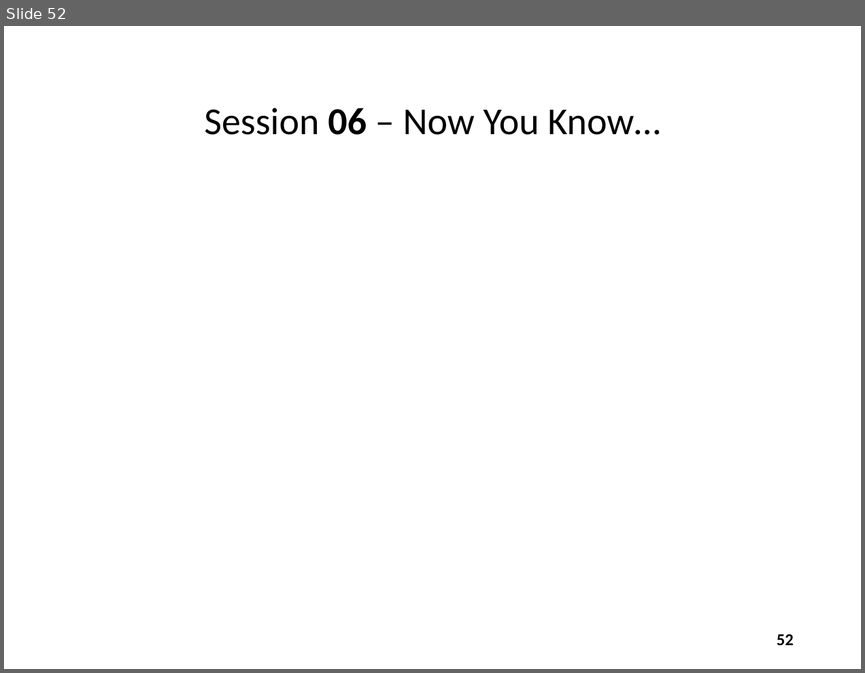
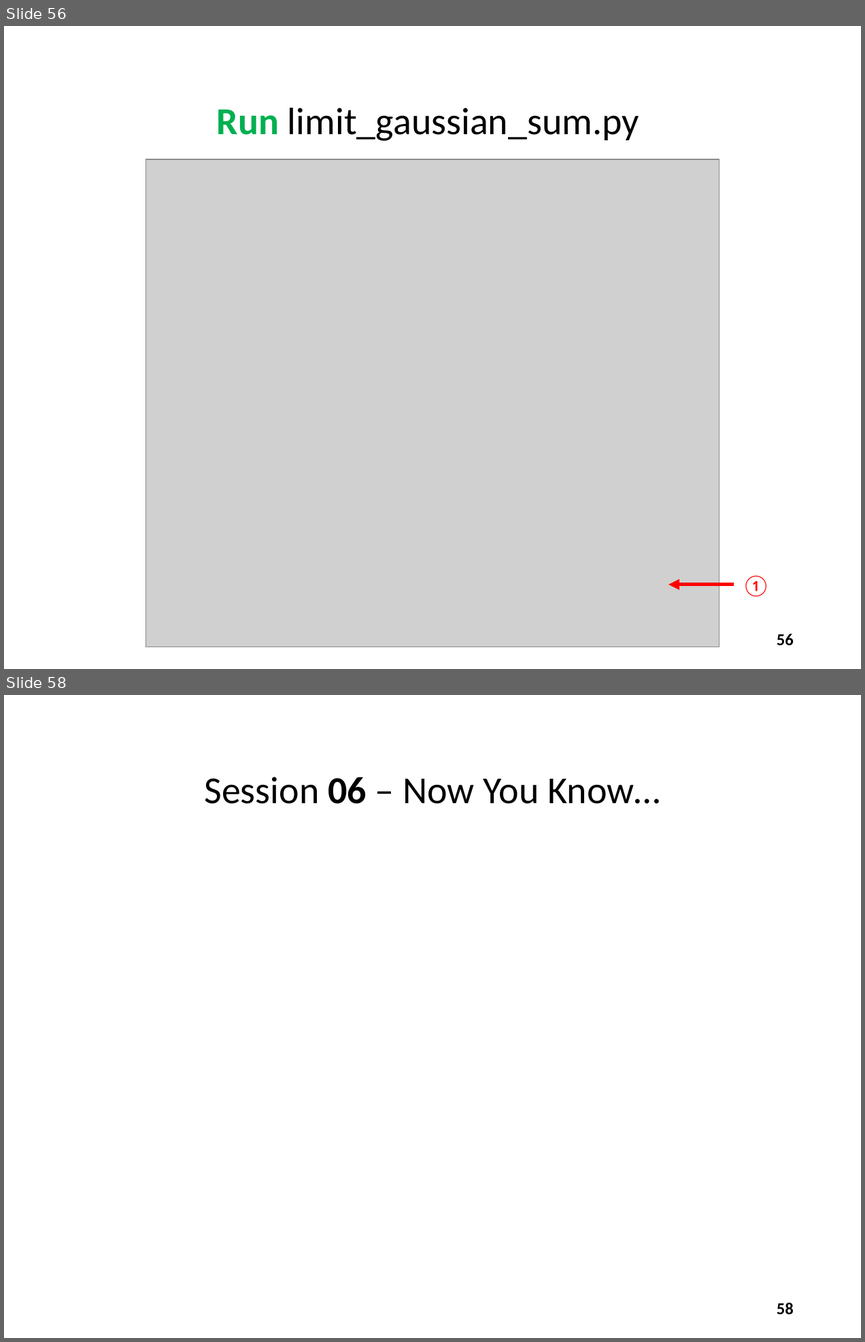
Before and after one commit to dbiersach/scicomp101, a slide deck: Session 06 - Infinite Series and Limits/Session 06 - Infinite Series and Limits.pptx. Shown one above the other, each under a label of ours: slide 52 before the commit, slides 56 and 58 after it; the slides between them are not shown. The pictures are 865x673 and 865x1342 pixels, drawn with LibreOffice and Linux fonts; fonts in the diff are those of the drawing; grey boxes stand for pictures. Boxes give left, top, right and bottom in pixels: in the first picture for what was removed or moved away, otherwise in the second. Text is boxed around its words. In the diff, an @@ line names an element or a change of style, - is before the commit and + after.

Commit message:
Add new limit demonstration

```diff
--- a/Session 06 - Infinite Series and Limits/Session 06 - Infinite Series and Limits.pptx
+++ b/Session 06 - Infinite Series and Limits/Session 06 - Infinite Series and Limits.pptx
@@ slide 56 added at [4,26,861,669], background #FFFFFF @@
@@ title added at [217,108,639,141], 32 pt, text #000000 @@
+Run limit_gaussian_sum.py
@@ picture added at [146,160,719,648] @@
@@ text added at [742,575,770,597], 18 pt, text #FF0000 @@
+①
@@ arrow added from (733, 584) to (668, 584), #FF0000 3 pt @@
@@ page number added at [776,633,793,645], 14 pt, text #000000, bold @@
+56
@@ what was slide 52 is now slide 58 @@
@@ page number at [776,1302,793,1314]: text changed @@
-52
+58
```
Also in this commit, not shown: 5 other slides added, 2 other files.
